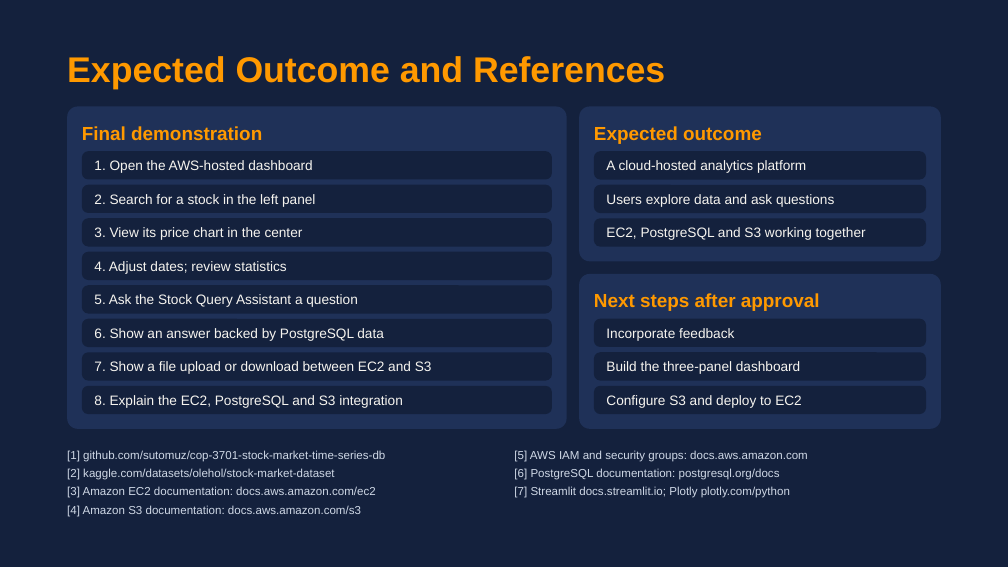
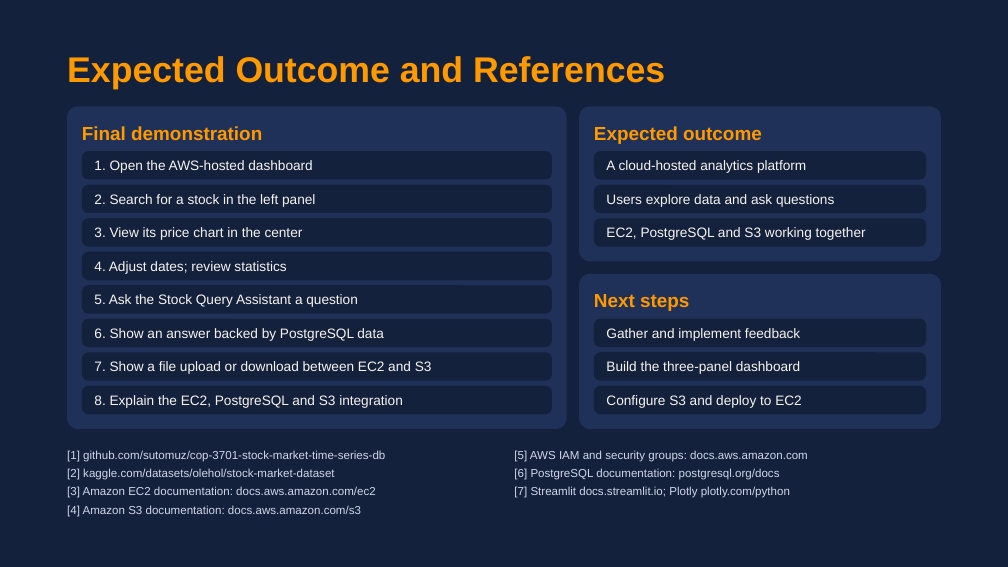
Before and after one commit to sutomuz/Nguyen-Johnathan-Stock-Market-Dashboard, a slide deck: slide 10 of Proposal/CTS2375_Proposal_Nguyen.pptx. Drawn at 1008x567 pixels with LibreOffice and Linux fonts; fonts in the diff are those of the drawing. Boxes give left, top, right and bottom in pixels: in the first picture for what was removed or moved away, otherwise in the second. Text is boxed around its words. In the diff, an @@ line names an element or a change of style, - is before the commit and + after.

```diff
--- a/Proposal/CTS2375_Proposal_Nguyen.pptx
+++ b/Proposal/CTS2375_Proposal_Nguyen.pptx
@@ text at (594,294,689,311): text changed @@
-Next steps after approval
+Next steps
@@ text in rounded rectangle at (606,328,800,341): text changed @@
-Incorporate feedback
+Gather and implement feedback
```
Also in this commit, not shown: 6 other slides changed.
